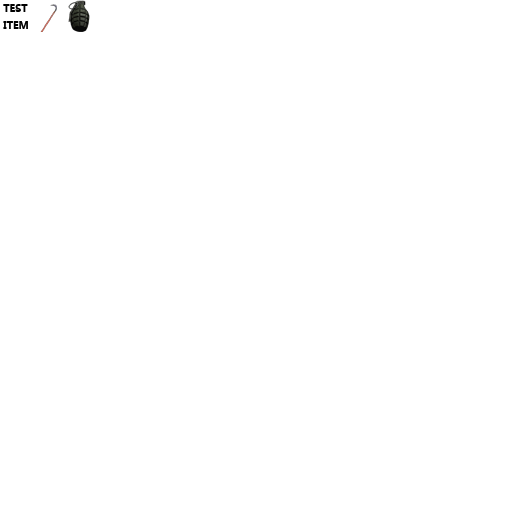
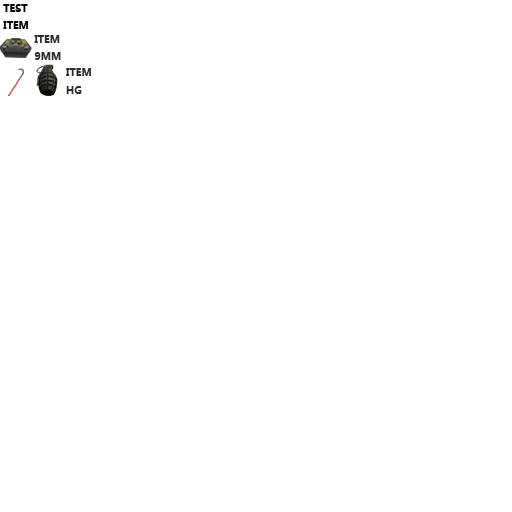
Layered file, before and after one edit (512x512). Changes by layer:
added layer "ITEM HG" above "ITEM 9MM" over bbox(66, 68, 91, 94)
added layer "ITEM 9MM" above "图层 9" over bbox(34, 35, 61, 60)
added layer "图层 9" above "图层 4" over bbox(0, 38, 32, 58)
painted on "图层 4" over bbox(36, 0, 90, 96)
painted on "图层 1" over bbox(7, 4, 57, 96)
